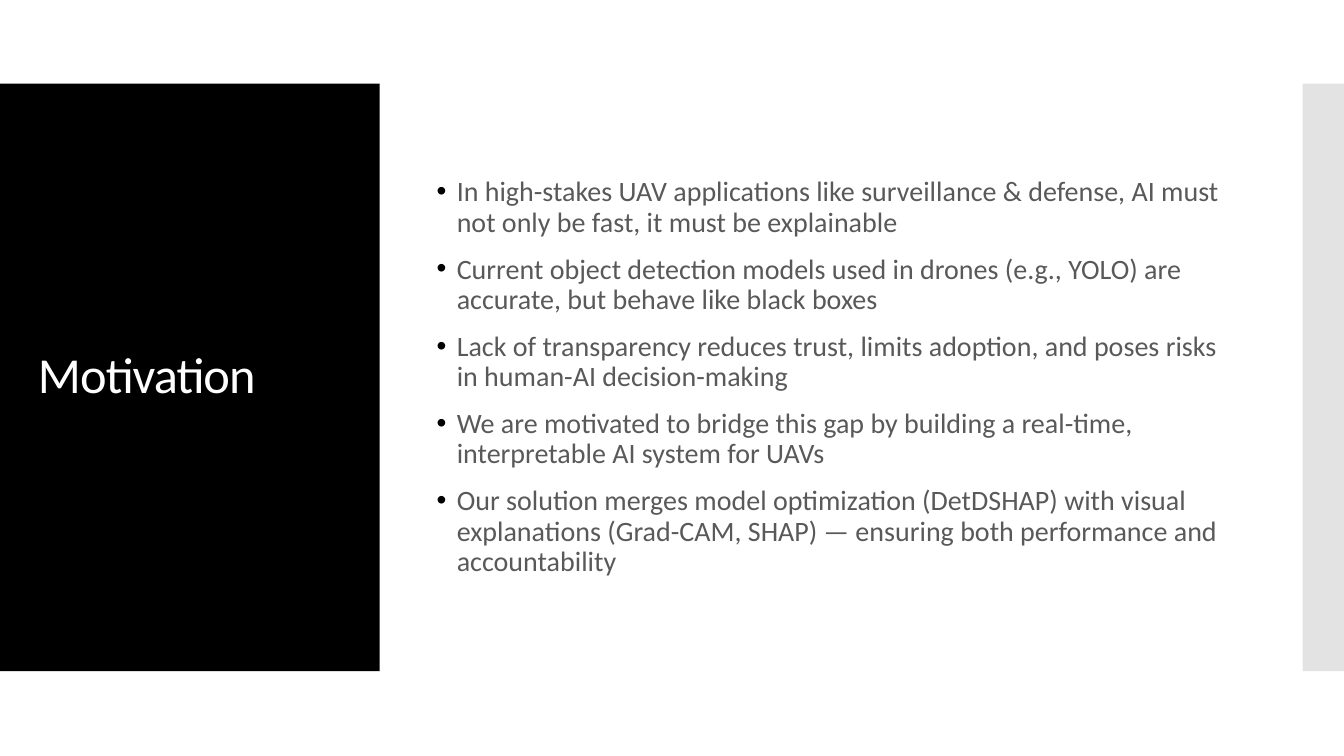
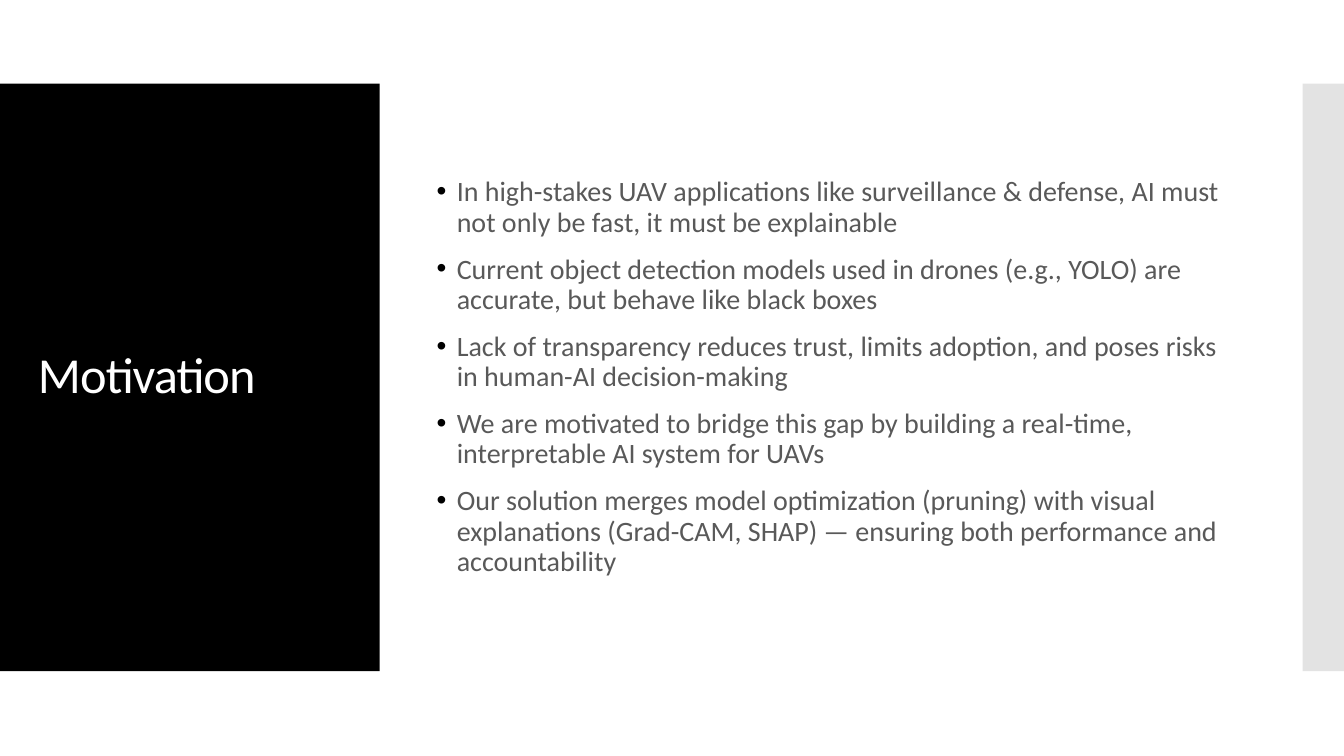
Before and after one commit to HakshayReddyKana/Capstone, a slide deck: slide 3 of Review-1.pptx. Drawn at 1344x756 pixels with LibreOffice and Linux fonts; fonts in the diff are those of the drawing. Boxes give left, top, right and bottom in pixels: in the first picture for what was removed or moved away, otherwise in the second. Text is boxed around its words. In the diff, an @@ line names an element or a change of style, - is before the commit and + after.

```diff
--- a/Review-1.pptx
+++ b/Review-1.pptx
@@ text at [457, 489, 1217, 576]: text changed @@
-• Our solution merges model optimization (DetDSHAP) with visual explanations (Grad-CAM, SHAP) — ensuring both performance and accountability
+• Our solution merges model optimization (pruning) with visual explanations (Grad-CAM, SHAP) — ensuring both performance and accountability
```
Also in this commit, not shown: 4 other slides changed, 50 other files.
